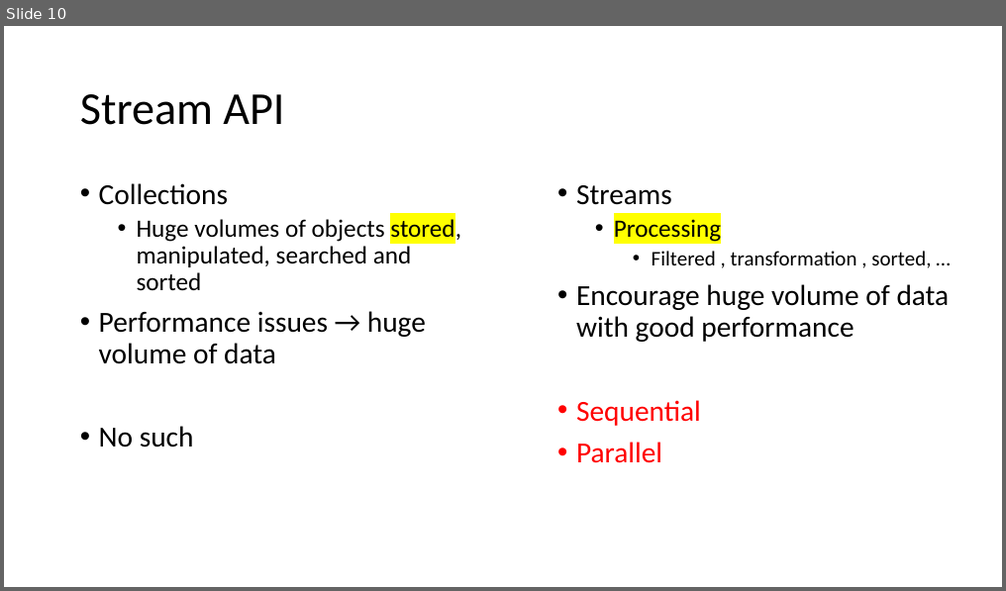
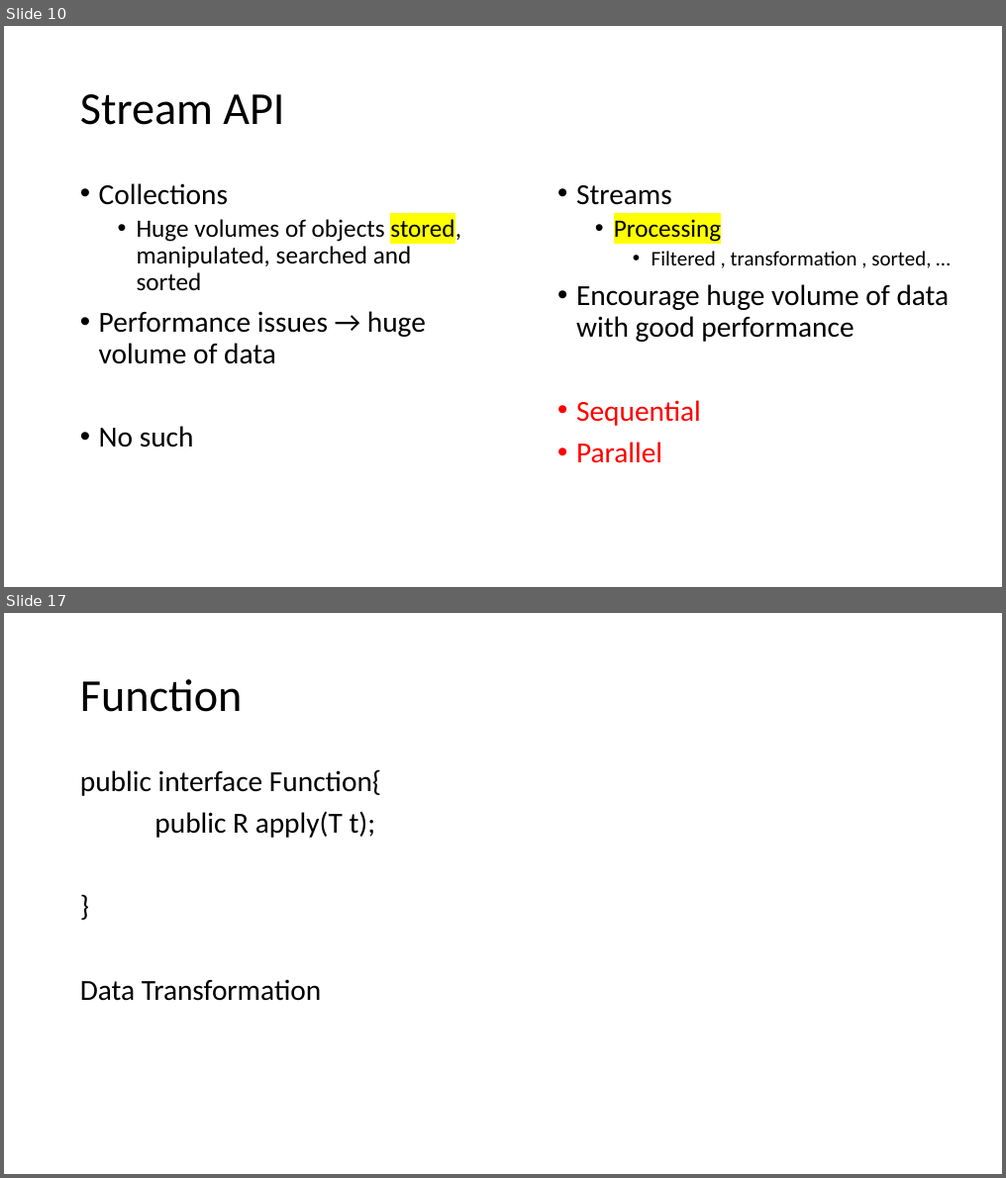
Before and after one commit to caprepo/hackerrank-jul, a slide deck: HackerRank.pptx. Shown one above the other, each under a label of ours: slide 10 before the commit, slides 10 and 17 after it; the slides between them are not shown. The pictures are 1006x591 and 1006x1178 pixels, drawn with LibreOffice and Linux fonts; fonts in the diff are those of the drawing. Boxes give left, top, right and bottom in pixels: in the first picture for what was removed or moved away, otherwise in the second. Text is boxed around its words. In the diff, an @@ line names an element or a change of style, - is before the commit and + after.

```diff
--- a/HackerRank.pptx
+++ b/HackerRank.pptx
@@ slide 17 added at [4,613,1002,1174], background #FFFFFF @@
@@ title added at [80,679,243,712], 44 pt, text #000000 @@
+Function
@@ text added at [80,769,381,1001], 28 pt, text #000000 @@
+public interface Function{
+public R apply(T t);
+}
+Data Transformation
```
Also in this commit, not shown: 10 other slides added.
